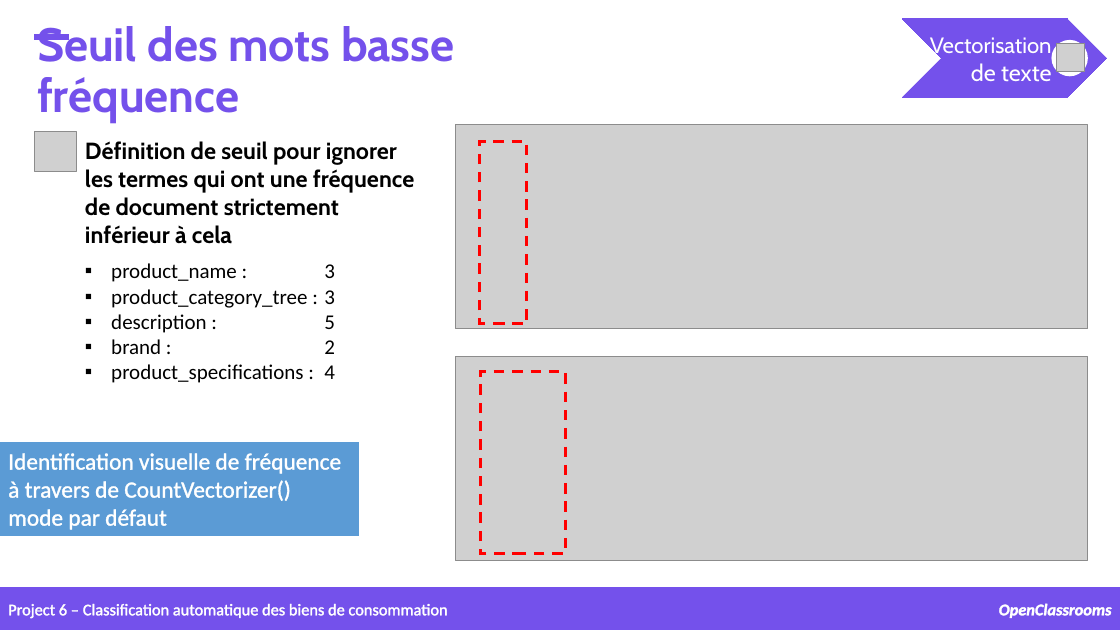
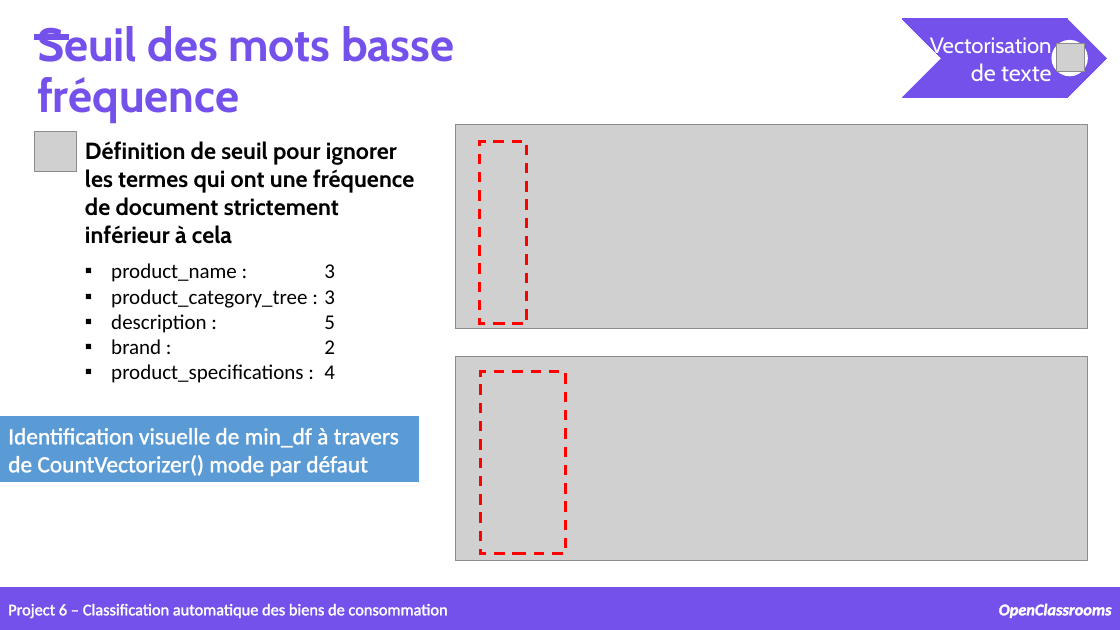
Before and after one commit to samirhinojosa/OC-P6-automatically-classify-consumer-goods, a slide deck: slide 22 of supports/P6_presentation_final.pptx (slide 21 before the commit). Drawn at 1120x630 pixels with LibreOffice and Linux fonts; fonts in the diff are those of the drawing; grey boxes stand for pictures; background and template pictures are left out. Boxes give left, top, right and bottom in pixels: in the first picture for what was removed or moved away, otherwise in the second. Text is boxed around its words. In the diff, an @@ line names an element or a change of style, - is before the commit and + after.

```diff
--- a/supports/P6_presentation_final.pptx
+++ b/supports/P6_presentation_final.pptx
@@ rectangle "Identification visuelle de min_df à ...": place and size @@
-rectangle "Identification visuelle de min_df à ..." at <box>0,442,359,535</box>
+rectangle "Identification visuelle de min_df à ..." at <box>0,417,418,481</box>
@@ text in rectangle at <box>8,428,399,476</box>: text changed @@
-Identification visuelle de fréquence à travers de CountVectorizer() mode par défaut
+Identification visuelle de min_df à travers de CountVectorizer() mode par défaut
```
Also in this commit, not shown: 4 other slides changed, 6 slides added.
